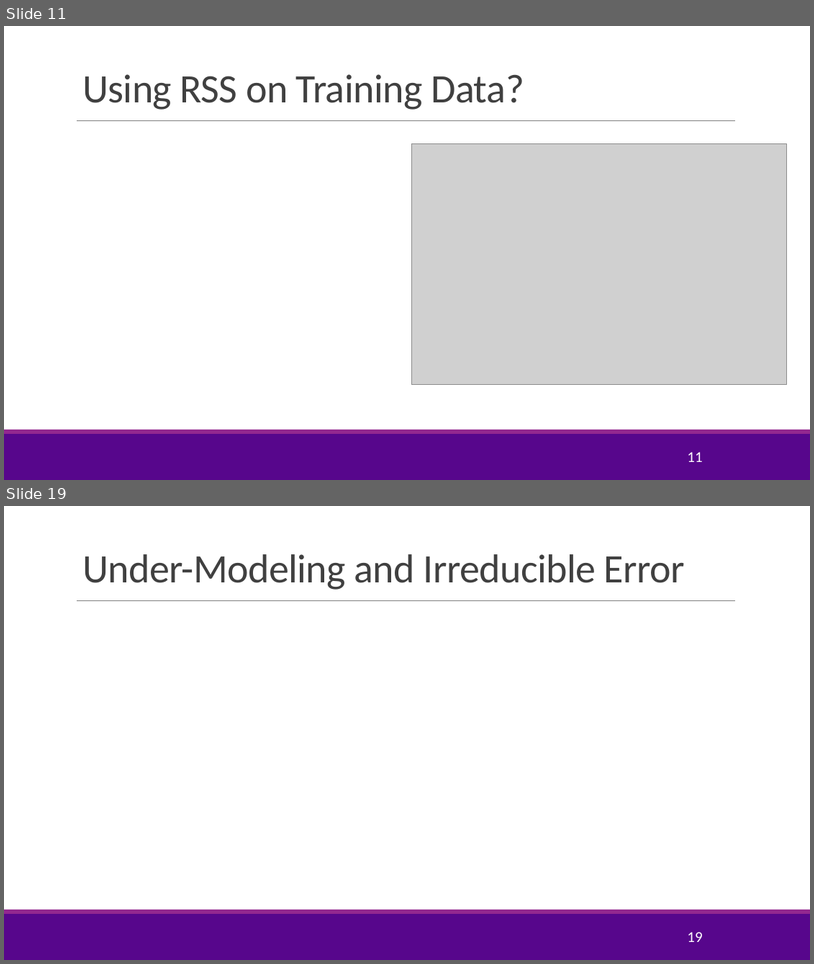
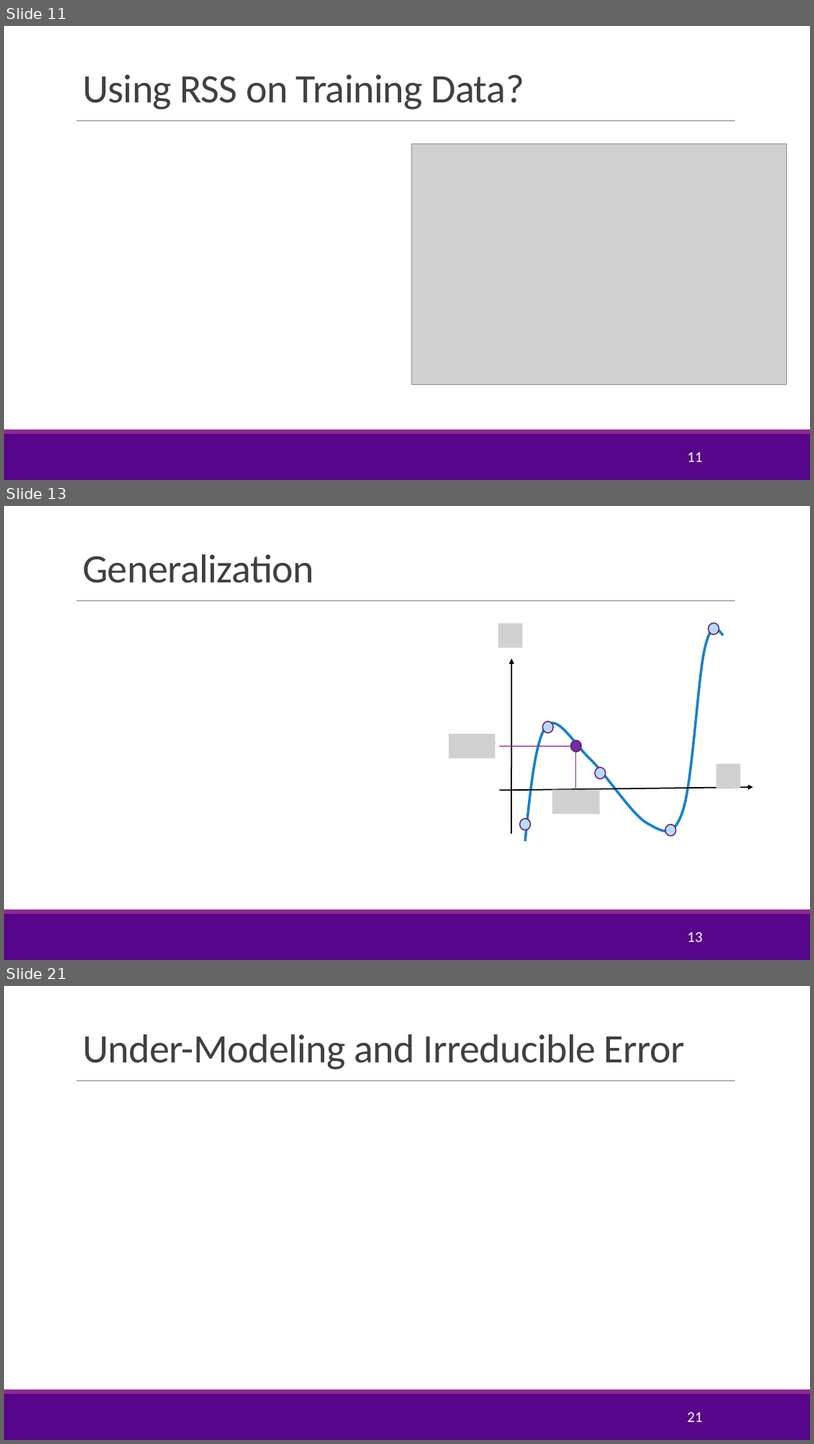
Before and after one commit to sdrangan/introml, a slide deck: lectures/Lect04_ModelSelection.pptx. Shown one above the other, each under a label of ours: slides 11 and 19 before the commit, slides 11, 13 and 21 after it; the slides between them are not shown. The pictures are 814x964 and 814x1444 pixels, drawn with LibreOffice and Linux fonts; fonts in the diff are those of the drawing; grey boxes stand for pictures; background and template pictures are left out. Boxes give left, top, right and bottom in pixels: in the first picture for what was removed or moved away, otherwise in the second. Text is boxed around its words. In the diff, an @@ line names an element or a change of style, - is before the commit and + after.

```diff
--- a/lectures/Lect04_ModelSelection.pptx
+++ b/lectures/Lect04_ModelSelection.pptx
@@ slide 13 added at [4, 506, 810, 960], background #FFFFFF; not listed: 3 template elements that a slide beside it also shows @@
@@ title added at [82, 554, 314, 583], 48 pt, text #404040 @@
+Generalization
@@ group added at [498, 623, 754, 834]: 2 arrows, 2 pictures @@
@@ freeform shape added at [525, 628, 723, 841], outline #1480D1 3 pt @@
@@ group added at [520, 623, 720, 836]: 5 ellipses @@
@@ group added at [449, 734, 600, 814]: 2 lines, 2 pictures, 1 ellipse @@
@@ text added at [481, 731, 503, 762], 24 pt, text #D665D3 @@
+?
@@ page number added at [687, 932, 702, 942], 18 pt, text #FFFFFF @@
+13
@@ what was slide 19 is now slide 21 @@
@@ page number at [687, 1412, 702, 1422]: text changed @@
-19
+21
```
Also in this commit, not shown: 10 slides changed, 7 other slides added, 7 slides removed, 12 other files.
